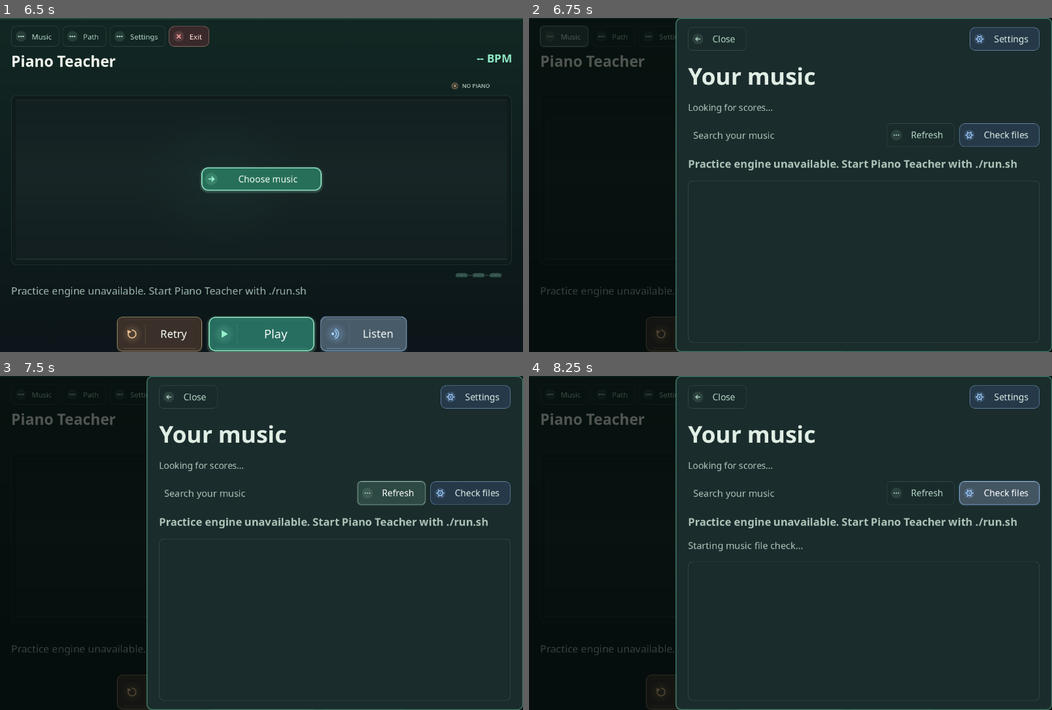
Above: before the commit, frames 1-4 (two rows, left to right).
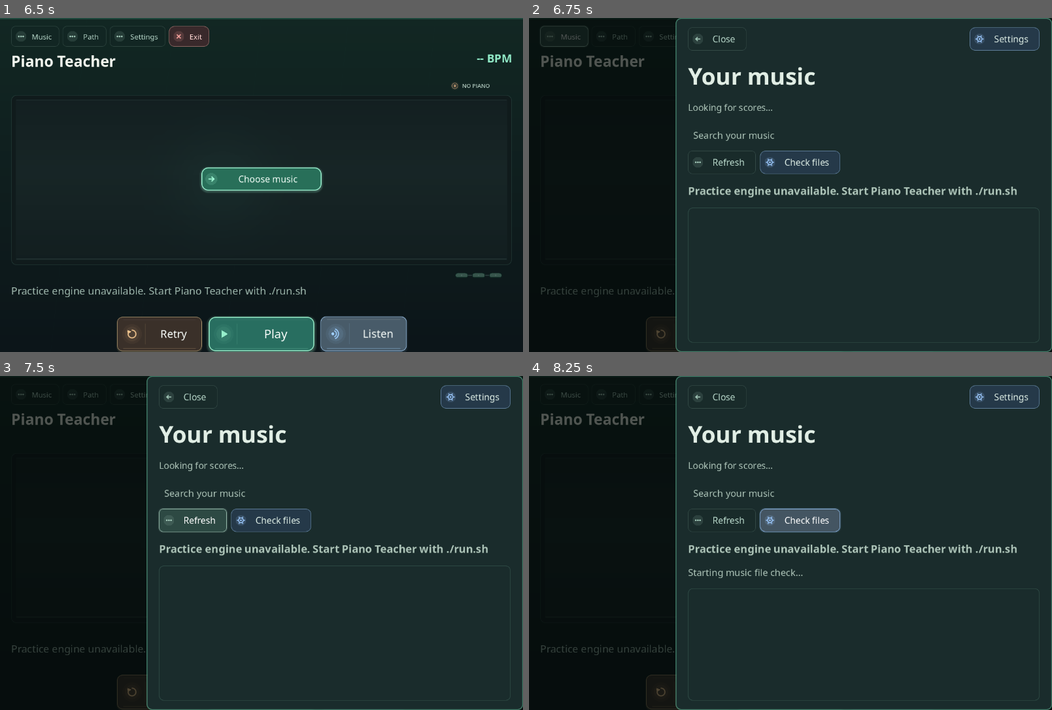
Above: after the commit, the same moments.

Repository: tpepels/piano_teacher
Game: Godot game, scene res://main.tscn
Same seed, same stepped clock (60 frames per second), same inputs: the game is played once before the commit and once after it.
Inputs:
- Up to frame 1 (6.5 s): click "Retry" at 0.5 s; click "Retry" at 1.25 s; click "Retry" at 2 s; click "Play" at 2.75 s; click "Play" at 3.5 s; click "Path" at 4.25 s; click "Next passage" at 5 s; click "Listen" at 5.75 s
- Up to frame 2 (6.75 s): click "Music" at 6.5 s
- Up to frame 3 (7.5 s): click "Refresh" at 7.25 s
- Up to frame 4 (8.25 s): click "Check files" at 8 s

Frame 1 is identical in both runs. In frame 2, 3.7% of the frame differs, in the area x 30-98%, y 31-58%; in frame 3, 5.2%; in frame 4, 4.0%.

Commit message:
Fix narrow library search and humanize imported music titles

Diff:
--- a/godot/main.gd
+++ b/godot/main.gd
@@ -875,8 +875,9 @@
     library_path_label.clip_text = true
     library_path_label.text_overrun_behavior = TextServer.OVERRUN_TRIM_ELLIPSIS
     library_layout.add_child(library_path_label)
-    var library_controls := HBoxContainer.new()
-    library_controls.add_theme_constant_override("separation", 12)
+    # Keep search full-width in the narrow Music drawer.
+    var library_controls := VBoxContainer.new()
+    library_controls.add_theme_constant_override("separation", 9)
     library_layout.add_child(library_controls)
     library_search = LineEdit.new()
     library_search.placeholder_text = "Search your music"
@@ -884,9 +885,12 @@
     library_search.size_flags_horizontal = Control.SIZE_EXPAND_FILL
     library_search.text_changed.connect(func(_text: String): _populate_library())
     library_controls.add_child(library_search)
-    library_controls.add_child(_button("Refresh", _request_library, false, "utility"))
+    var library_utilities := HBoxContainer.new()
+    library_utilities.add_theme_constant_override("separation", 10)
+    library_controls.add_child(library_utilities)
+    library_utilities.add_child(_button("Refresh", _request_library, false, "utility"))
     library_health_button = _button("Check files", func(): _start_library_health(), false, "settings")
-    library_controls.add_child(library_health_button)
+    library_utilities.add_child(library_health_button)
     # Import problems must appear next to the action, not at the very
     # bottom of a full-screen library where they are easy to miss.
     library_message = _label("", 18, MUTED, true)
@@ -1807,7 +1811,7 @@
     # Opening metadata is source-based and does not require Verovio rendering
     # or a connected MIDI piano. Do not start the first guided lesson yet.
     var last_bar: int = maxi(1, int(state.get("piece_last_bar", 1)))
-    open_title.text = str(state.get("title", "Untitled piece"))
+    open_title.text = str(state.get("title", "Untitled piece")).replace("_", " ")
     open_measure.max_value = last_bar
     open_measure.min_value = 1
     open_measure.value = clampi(int(state.get("selected_start_bar", 1)), 1, last_bar)
--- a/godot/ui_layout_smoke.gd
+++ b/godot/ui_layout_smoke.gd
@@ -69,7 +69,7 @@
     _check(score.size.y >= 135.0, "Notation area became unusably small")
     # A sourced MIDI piece must open in a true centered in-app modal, not
     # a narrow embedded Window accidentally stretched to viewport height.
-    scene.call("_show_open_picker", {"title":"Ala - Joep Beving",
+    scene.call("_show_open_picker", {"title":"Ala_-_Joep_Beving",
         "piece_last_bar":77, "selected_start_bar":1})
     await process_frame
     await process_frame
@@ -83,6 +83,8 @@
     _check(absf(modal.get_global_rect().get_center().x-viewport.x*.5) < 6.0 and
         absf(modal.get_global_rect().get_center().y-viewport.y*.5) < 6.0,
         "Starting point modal must be centered in the real viewport")
+    _check(str(scene.get("open_title").text) == "Ala - Joep Beving",
+        "MIDI filename separators must render as normal punctuation")
     _check((scene.get("open_measure") as SpinBox).max_value == 77,
         "Starting-point measure range must reflect the opened music")
     scene.call("_cancel_open_picker")
